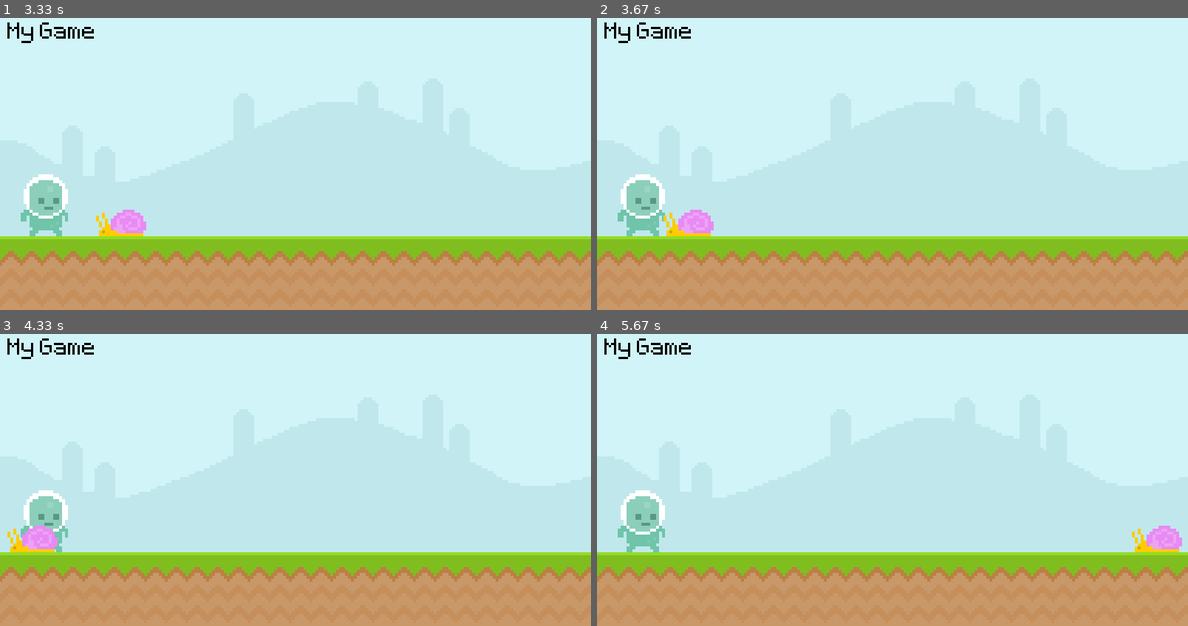
Above: before the commit, frames 1-4 (two rows, left to right).
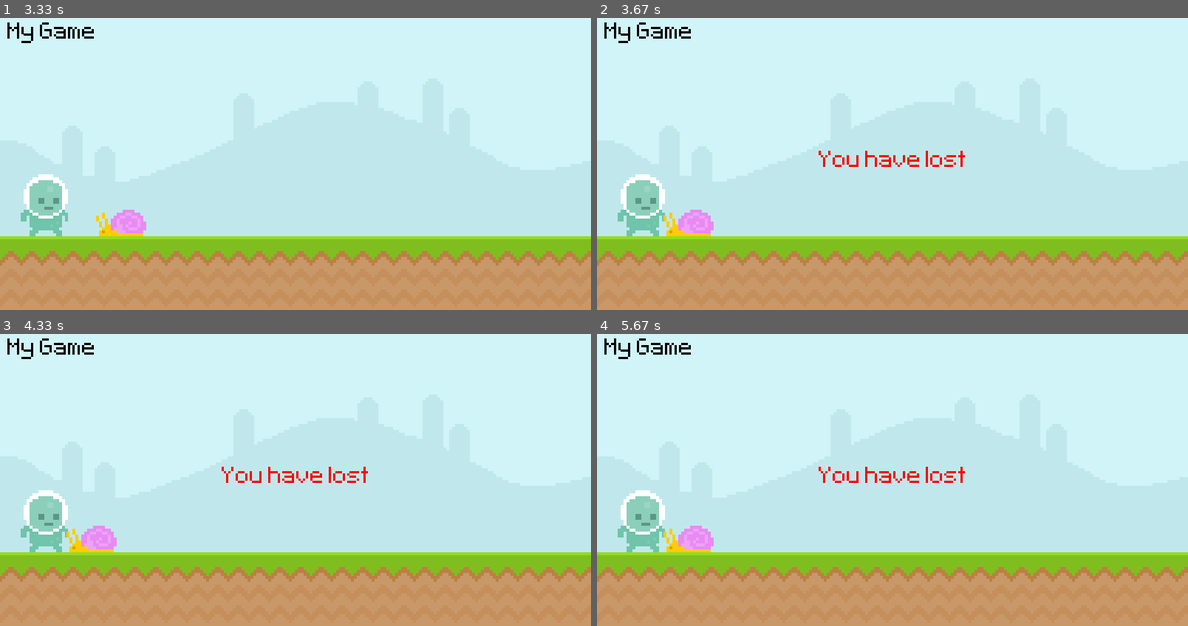
Above: after the commit, the same moments.

Repository: jjcoll/pygame_tutorial
Game: pygame game, started from main.py
The game is run twice, just before and just after one commit, with the same random seed, the same clock (stepped at 60 frames per second) and the same inputs.
Inputs:
- Up to frame 1 (3.33 s): no input
- Up to frame 2 (3.67 s): no input
- Up to frame 3 (4.33 s): no input
- Up to frame 4 (5.67 s): no input

Frame 1 is identical in both runs. In frame 2, 0.4% of the frame differs, in the area x 37-63%, y 45-52%; in frame 3, 1.5%, in the area x 1-63%, y 45-75%; in frame 4, 1.5%.

Commit message:
print fatality error on collision

Diff:
--- a/main.py
+++ b/main.py
@@ -17,6 +17,9 @@
 anti_alias = False  # smooth text
 text_sur = test_font.render(text, anti_alias, 'Black')
 
+text_sur_2 = test_font.render('You have lost', anti_alias, 'Red')
+text_rect_2 = text_sur_2.get_rect(center = (400, 200))
+
 # import snail image
 snail_surface = pygame.image.load('graphics/snail/snail1.png')
 snail_x_pos = 600
@@ -35,9 +38,13 @@
     screen.blit(player_surface.convert_alpha(), player_rectangle)
     screen.blit(snail_surface.convert_alpha(), snail_rectangle)
 
-    snail_rectangle.x -= 2
-    if snail_rectangle.right < 0:
-        snail_rectangle.left = 800
+
+    if not snail_rectangle.colliderect(player_rectangle):
+        snail_rectangle.x -= 2
+        if snail_rectangle.right < 0:
+            snail_rectangle.left = 800
+    else:
+        screen.blit(text_sur_2, text_rect_2)
 
 
     pygame.display.update()
